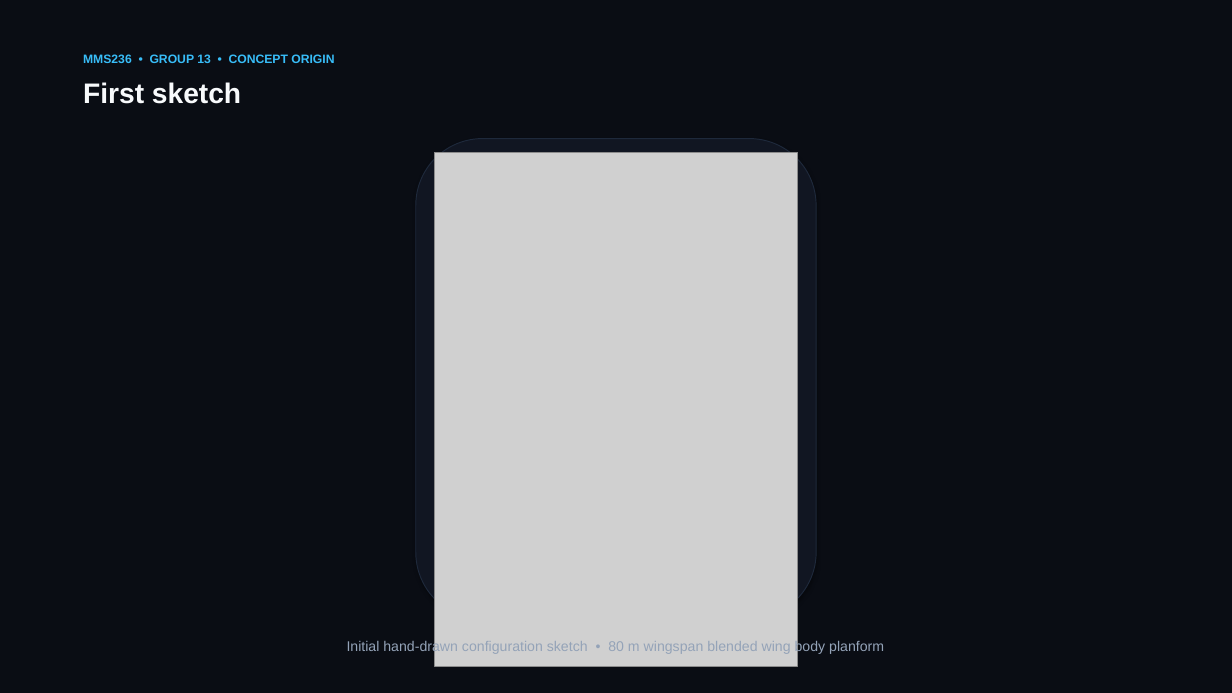
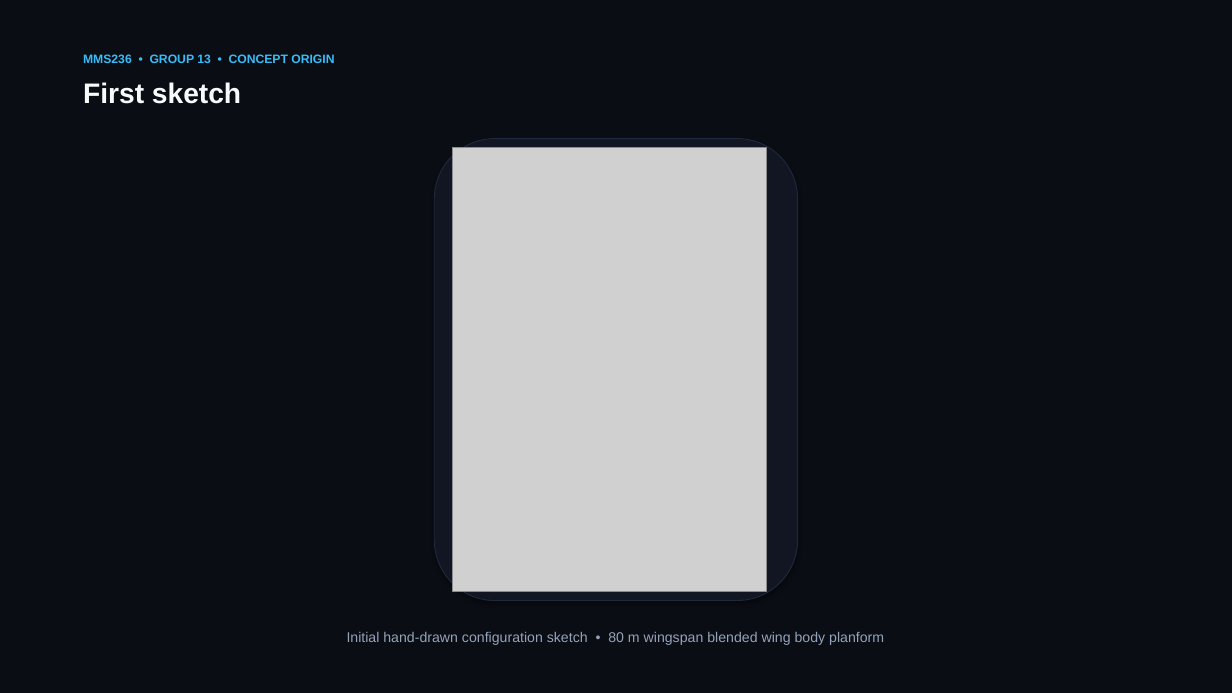
Before and after one commit to Deeprockz22/Aircraft-Design, a slide deck: slide 2 of Aircraft_Design_DT1_EXAELIA_Group13.pptx. Drawn at 1232x693 pixels with LibreOffice and Linux fonts; fonts in the diff are those of the drawing; grey boxes stand for pictures. Boxes give left, top, right and bottom in pixels: in the first picture for what was removed or moved away, otherwise in the second. Text is boxed around its words. In the diff, an @@ line names an element or a change of style, - is before the commit and + after.

Commit message:
Refine slide image scaling and generous whitespace for ultra-minimal deck

```diff
--- a/Aircraft_Design_DT1_EXAELIA_Group13.pptx
+++ b/Aircraft_Design_DT1_EXAELIA_Group13.pptx
@@ rounded rectangle: place and size @@
-rounded rectangle at [416, 139, 816, 619]
+rounded rectangle at [434, 139, 798, 601]
@@ picture: place and size @@
-picture at [434, 152, 798, 666]
+picture at [453, 148, 767, 592]
@@ text "Initial hand-drawn configuration sketch • ...": place and size @@
-text "Initial hand-drawn configuration sketch • ..." at [347, 640, 884, 655]
+text "Initial hand-drawn configuration sketch • ..." at [347, 632, 884, 645]
```
Also in this commit, not shown: 6 other slides changed, 1 other file.
